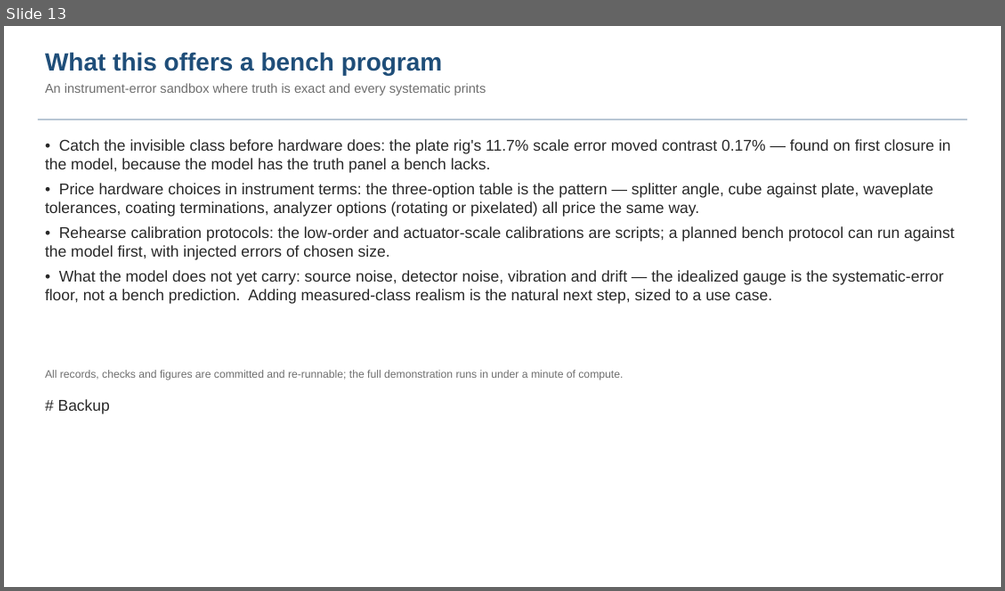
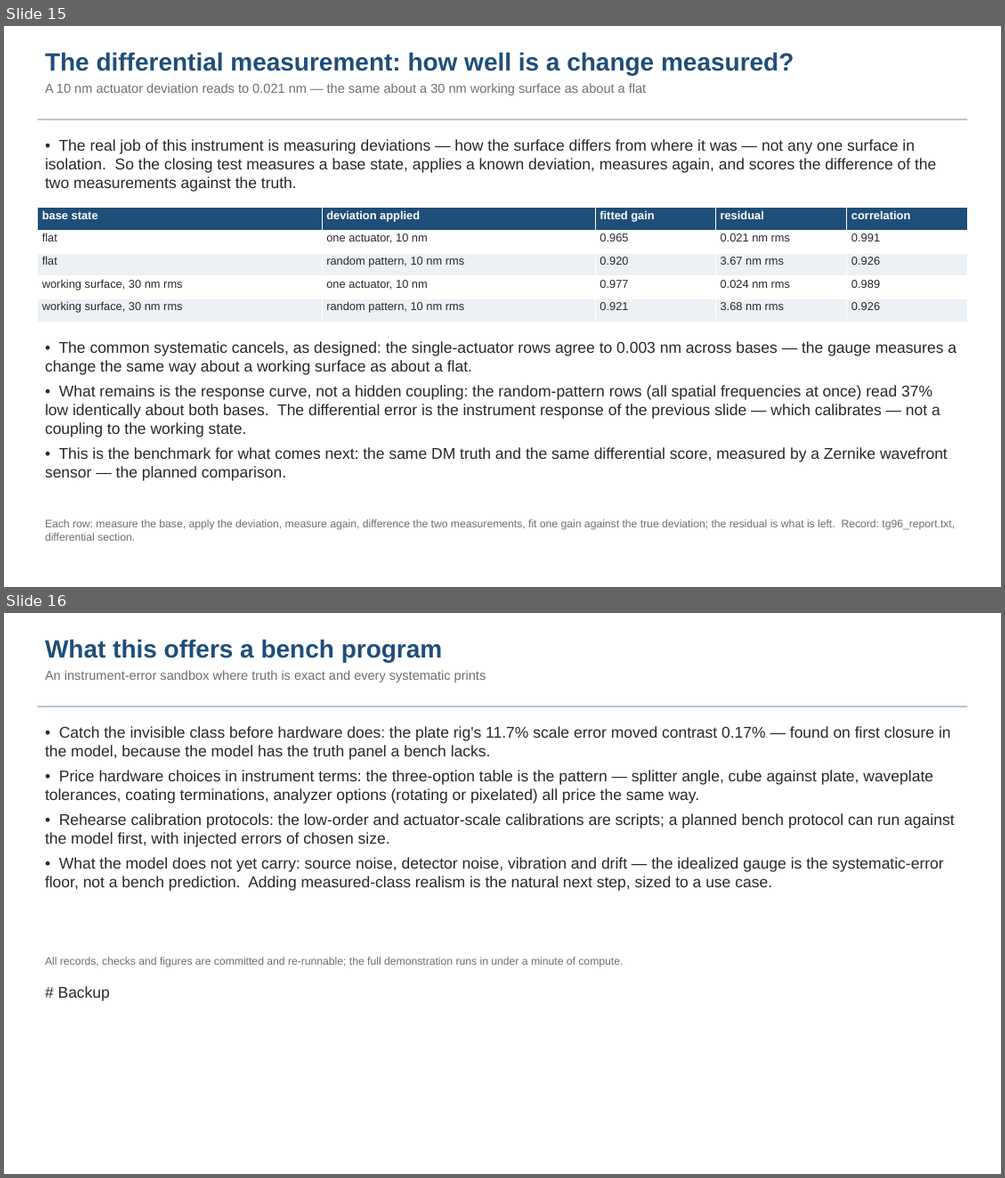
Before and after one commit to nasa-jpl/macos, a slide deck: demo_session/deck_tg_fang.pptx. Shown one above the other, each under a label of ours: slide 13 before the commit, slides 15 and 16 after it. The pictures are 1005x591 and 1005x1178 pixels, drawn with LibreOffice and Linux fonts; fonts in the diff are those of the drawing. Boxes give left, top, right and bottom in pixels: in the first picture for what was removed or moved away, otherwise in the second. Text is boxed around its words. In the diff, an @@ line names an element or a change of style, - is before the commit and + after.

```diff
--- a/demo_session/deck_tg_fang.pptx
+++ b/demo_session/deck_tg_fang.pptx
@@ slide 15 added at (4, 26, 1001, 587), background #FFFFFF @@
@@ text added at (45, 52, 793, 95), 12.5 pt, text #6E6E6E @@
+The differential measurement: how well is a change measured?
+A 10 nm actuator deviation reads to 0.021 nm — the same about a 30 nm working surface as about a flat
@@ rectangle added at (38, 119, 967, 120), fill #B8C6D4 @@
@@ text added at (45, 139, 936, 192), 15 pt, text #282828 @@
+• The real job of this instrument is measuring deviations — how the surface differs from where it was — not any one surface in isolation. So the closing test measures a base state, applies a known deviation, measures again, and scores the difference of the two measurements against the truth.
@@ table added at (38, 208, 968, 322), 5 rows, 5 columns @@
+base state | deviation applied | fitted gain | residual | correlation
+flat | one actuator, 10 nm | 0.965 | 0.021 nm rms | 0.991
+flat | random pattern, 10 nm rms | 0.920 | 3.67 nm rms | 0.926
+working surface, 30 nm rms | one actuator, 10 nm | 0.977 | 0.024 nm rms | 0.989
+working surface, 30 nm rms | random pattern, 10 nm rms | 0.921 | 3.68 nm rms | 0.926
@@ text added at (45, 341, 956, 481), 15 pt, text #282828 @@
+• The common systematic cancels, as designed: the single-actuator rows agree to 0.003 nm across bases — the gauge measures a change the same way about a working surface as about a flat.
+• What remains is the response curve, not a hidden coupling: the random-pattern rows (all spatial frequencies at once) read 37% low identically about both bases. The differential error is the instrument response of the previous slide — which calibrates — not a coupling to the working state.
+• This is the benchmark for what comes next: the same DM truth and the same differential score, measured by a Zernike wavefront sensor — the planned comparison.
@@ text added at (45, 519, 955, 540), 10.5 pt, text #6E6E6E @@
+Each row: measure the base, apply the deviation, measure again, difference the two measurements, fit one gain against the true deviation; the residual is what is left. Record: tg96_report.txt, differential section.
@@ what was slide 13 is now slide 16 @@
```
Also in this commit, not shown: 3 slides changed, 2 other slides added, 4 other files.
